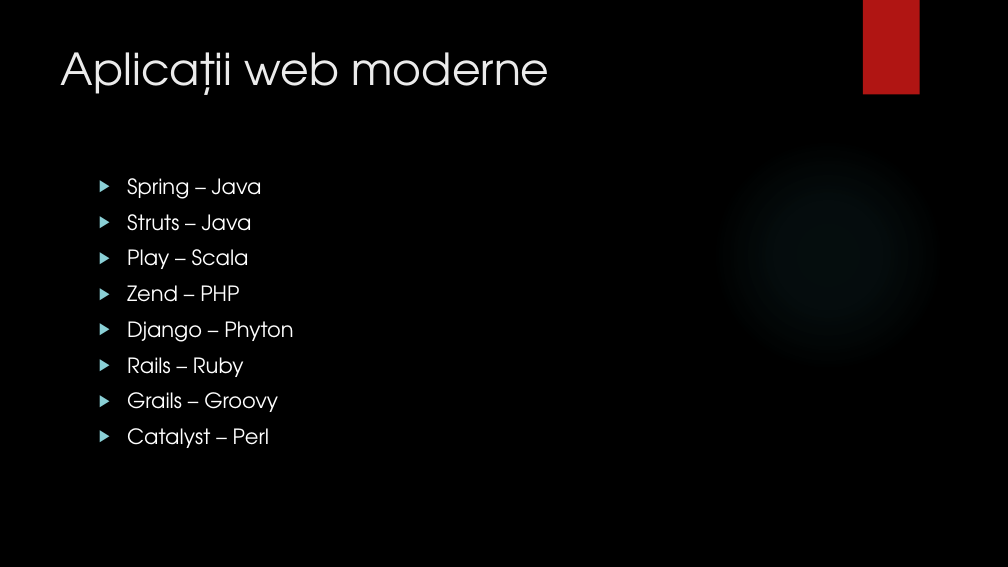
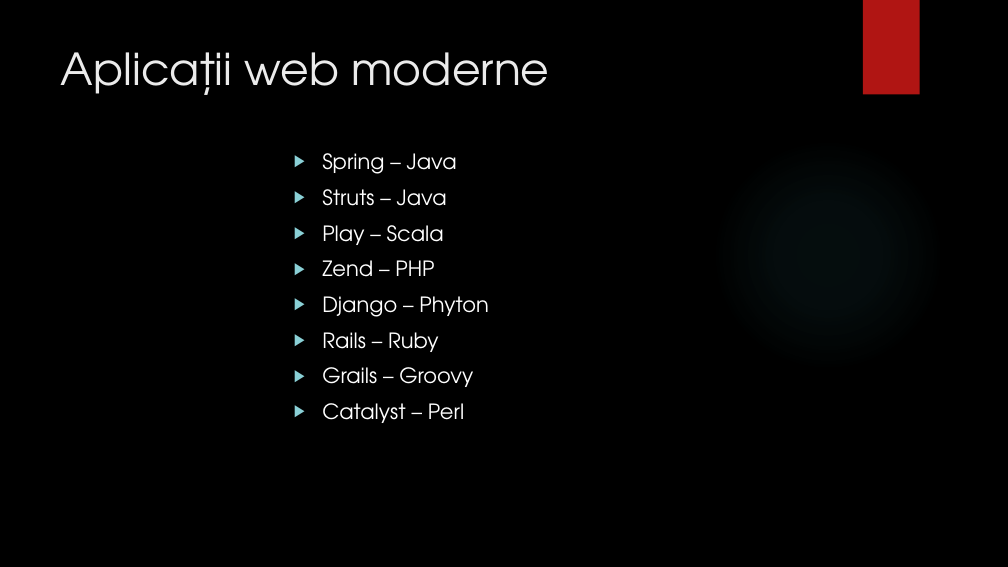
Before and after one commit to bogdanmatra/stoma, a slide deck: slide 3 of documentation/Prezentare_Licenta_Matragociu_Bogdan.pptx. Drawn at 1008x567 pixels with LibreOffice and Linux fonts; fonts in the diff are those of the drawing; background and template pictures are left out. Boxes give left, top, right and bottom in pixels: in the first picture for what was removed or moved away, otherwise in the second. Text is boxed around its words. In the diff, an @@ line names an element or a change of style, - is before the commit and + after.

```diff
--- a/documentation/Prezentare_Licenta_Matragociu_Bogdan.pptx
+++ b/documentation/Prezentare_Licenta_Matragociu_Bogdan.pptx
@@ text "Spring – Java": place and size @@
-text "Spring – Java" at (127, 178, 293, 448)
+text "Spring – Java" at (322, 153, 488, 423)
```
Also in this commit, not shown: 2 other slides changed, 1 slide added.
